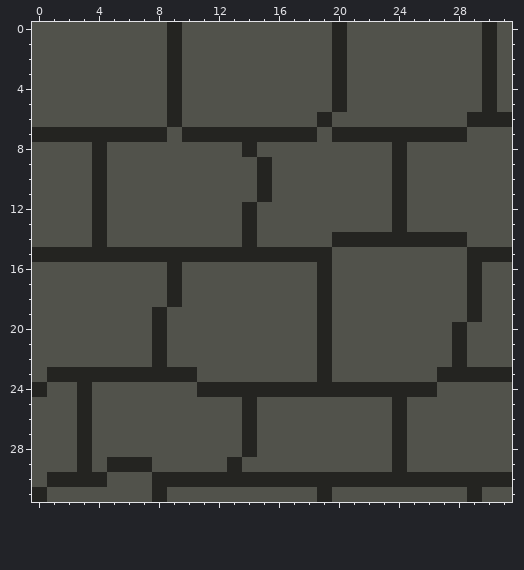
Edited in one commit: pixel-art sprite (Delivery to Another World/Assets/Sprites/Ethan's Laughable Sprites/Hub_Floor.png). The first picture shows the starting point.
The file is 32x32 pixels.
The same view after the edit:
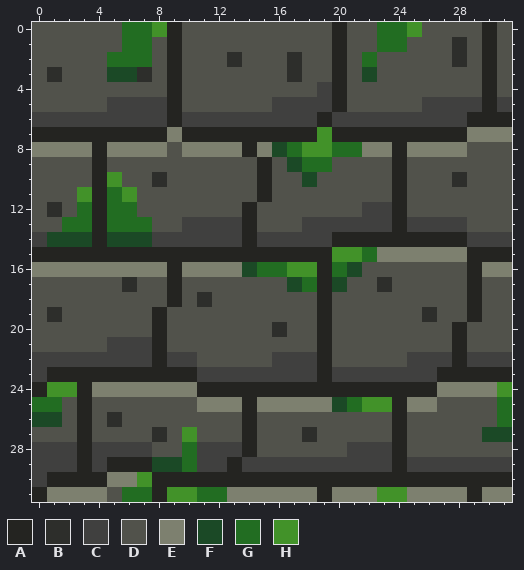
Palette (. is transparent): A #242421  B #2d2e2b  C #40403f  D #51524b  E #7d806f  F #1b4926  G #226d22  H #429229
The edit:
Changed rows in their new state; - is an unchanged pixel.
first column x 0:
 0 ------GGH--------------GGH------
 1 ------GG---------------GG---B---
 2 -----GGG-----B---B----G-----B---
 3 -B---FFB---------B----F---------
 4 -------------------C------------
 5 -----CCCC-------CCCC------CCCC-C
 6 CCCCCCCCC-CCCCCCCCC-CCCCCCCCC---
 7 ---------E---------H---------EEE
 8 EEEE-EEEE-EEEE-EFGHHGGEE-EEEE---
 9 -----------------FGG------------
10 -----H--B---------F---------B---
11 ---H-GH-------------------------
12 -B-G-GG---------------CC--------
13 --GG-GGG--CCCC----CCCCCC-CCCC---
14 CFFF-FFFCCCCCC-CCCCC---------CCC
15 --------------------HHGEEEEEE---
16 EEEEEEEEE-EEEEFGGHH-GF--------EE
17 ------B----------FG-F--B--------
18 -----------B--------------------
19 -B------------------------B-----
20 ----------------B---------------
21 -----CCC------------------------
22 CCCCCCCC-CC-----CCC------CCC-CCC
23 C----------CCCCCCCC-CCCCCCC-----
24 -HH-EEEEEEE----------------EEEEH
25 GG---------EEE-EEEEEFGHH-EE----G
26 FF---B-------------------------G
27 --------B-H-------B-----------FF
28 CCC-CCCC--GCCC-------CCC--------
29 CCC-C---FFGCC-CCCCCCCCCC-CCCCCCC
30 C----EEH------------------------
31 -EEEE-GG-HHGGEEEEEE-EEEHHEEEE-EE
